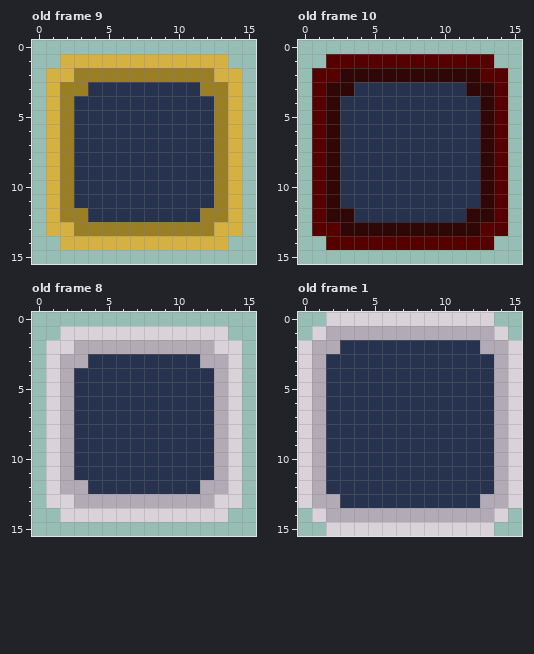
Two versions of one pixel-art file, button1.aseprite. Above, as it was before the edit.
16x16 pixels, 10 frames. Colours within 5 levels of each other are drawn and written as one. Shown: old frame 9, old frame 10, old frame 8, old frame 1. The commit also changed other frames, which this record leaves out.
New version:
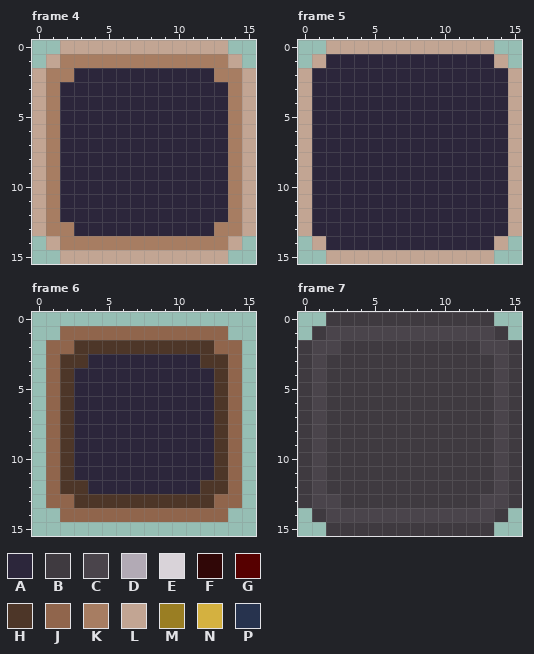
Palette (. is transparent): A #2c263b  B #3f3a40  C #4a444b  D #b2aab5  E #d9d3d9  F #300707  G #560000  H #4d3628  J #90654c  K #a77d62  L #c2a593  M #9a7e23  N #d4b140  P #27334e
A new or re-ordered frame is compared with the old frame closest to it.
Changes in this commit:
frames 10 -> 20
--- frame 4 against old frame 9
@@ x 0..15 @@
- 0 ................
- 1 ..NNNNNNNNNNNN..
- 2 .NNMMMMMMMMMMNN.
- 3 .NMMPPPPPPPPMMN.
- 4 .NMPPPPPPPPPPMN.
- 5 .NMPPPPPPPPPPMN.
- 6 .NMPPPPPPPPPPMN.
- 7 .NMPPPPPPPPPPMN.
- 8 .NMPPPPPPPPPPMN.
- 9 .NMPPPPPPPPPPMN.
-10 .NMPPPPPPPPPPMN.
-11 .NMPPPPPPPPPPMN.
-12 .NMMPPPPPPPPMMN.
-13 .NNMMMMMMMMMMNN.
-14 ..NNNNNNNNNNNN..
-15 ................
+ 0 ..LLLLLLLLLLLL..
+ 1 .LKKKKKKKKKKKKL.
+ 2 LKKAAAAAAAAAAKKL
+ 3 LKAAAAAAAAAAAAKL
+ 4 LKAAAAAAAAAAAAKL
+ 5 LKAAAAAAAAAAAAKL
+ 6 LKAAAAAAAAAAAAKL
+ 7 LKAAAAAAAAAAAAKL
+ 8 LKAAAAAAAAAAAAKL
+ 9 LKAAAAAAAAAAAAKL
+10 LKAAAAAAAAAAAAKL
+11 LKAAAAAAAAAAAAKL
+12 LKAAAAAAAAAAAAKL
+13 LKKAAAAAAAAAAKKL
+14 .LKKKKKKKKKKKKL.
+15 ..LLLLLLLLLLLL..
--- frame 5 against old frame 10
@@ x 0..15 @@
- 0 ................
- 1 ..GGGGGGGGGGGG..
- 2 .GGFFFFFFFFFFGG.
- 3 .GFFPPPPPPPPFFG.
- 4 .GFPPPPPPPPPPFG.
- 5 .GFPPPPPPPPPPFG.
- 6 .GFPPPPPPPPPPFG.
- 7 .GFPPPPPPPPPPFG.
- 8 .GFPPPPPPPPPPFG.
- 9 .GFPPPPPPPPPPFG.
-10 .GFPPPPPPPPPPFG.
-11 .GFPPPPPPPPPPFG.
-12 .GFFPPPPPPPPFFG.
-13 .GGFFFFFFFFFFGG.
-14 ..GGGGGGGGGGGG..
-15 ................
+ 0 ..LLLLLLLLLLLL..
+ 1 .LAAAAAAAAAAAAL.
+ 2 LAAAAAAAAAAAAAAL
+ 3 LAAAAAAAAAAAAAAL
+ 4 LAAAAAAAAAAAAAAL
+ 5 LAAAAAAAAAAAAAAL
+ 6 LAAAAAAAAAAAAAAL
+ 7 LAAAAAAAAAAAAAAL
+ 8 LAAAAAAAAAAAAAAL
+ 9 LAAAAAAAAAAAAAAL
+10 LAAAAAAAAAAAAAAL
+11 LAAAAAAAAAAAAAAL
+12 LAAAAAAAAAAAAAAL
+13 LAAAAAAAAAAAAAAL
+14 .LAAAAAAAAAAAAL.
+15 ..LLLLLLLLLLLL..
--- frame 6 is new; against old frame 8
@@ x 0..15 @@
  0 ................
- 1 ..EEEEEEEEEEEE..
- 2 .EEDDDDDDDDDDEE.
- 3 .EDDPPPPPPPPDDE.
- 4 .EDPPPPPPPPPPDE.
- 5 .EDPPPPPPPPPPDE.
- 6 .EDPPPPPPPPPPDE.
- 7 .EDPPPPPPPPPPDE.
- 8 .EDPPPPPPPPPPDE.
- 9 .EDPPPPPPPPPPDE.
-10 .EDPPPPPPPPPPDE.
-11 .EDPPPPPPPPPPDE.
-12 .EDDPPPPPPPPDDE.
-13 .EEDDDDDDDDDDEE.
-14 ..EEEEEEEEEEEE..
+ 1 ..JJJJJJJJJJJJ..
+ 2 .JJHHHHHHHHHHJJ.
+ 3 .JHHAAAAAAAAHHJ.
+ 4 .JHAAAAAAAAAAHJ.
+ 5 .JHAAAAAAAAAAHJ.
+ 6 .JHAAAAAAAAAAHJ.
+ 7 .JHAAAAAAAAAAHJ.
+ 8 .JHAAAAAAAAAAHJ.
+ 9 .JHAAAAAAAAAAHJ.
+10 .JHAAAAAAAAAAHJ.
+11 .JHAAAAAAAAAAHJ.
+12 .JHHAAAAAAAAHHJ.
+13 .JJHHHHHHHHHHJJ.
+14 ..JJJJJJJJJJJJ..
 15 ................
--- frame 7 is new; against old frame 1
@@ x 0..15 @@
- 0 ..EEEEEEEEEEEE..
- 1 .EDDDDDDDDDDDDE.
- 2 EDDPPPPPPPPPPDDE
- 3 EDPPPPPPPPPPPPDE
- 4 EDPPPPPPPPPPPPDE
- 5 EDPPPPPPPPPPPPDE
- 6 EDPPPPPPPPPPPPDE
- 7 EDPPPPPPPPPPPPDE
- 8 EDPPPPPPPPPPPPDE
- 9 EDPPPPPPPPPPPPDE
-10 EDPPPPPPPPPPPPDE
-11 EDPPPPPPPPPPPPDE
-12 EDPPPPPPPPPPPPDE
-13 EDDPPPPPPPPPPDDE
-14 .EDDDDDDDDDDDDE.
-15 ..EEEEEEEEEEEE..
+ 0 ..BBBBBBBBBBBB..
+ 1 .BCCCCCCCCCCCCB.
+ 2 BCCBBBBBBBBBBCCB
+ 3 BCBBBBBBBBBBBBCB
+ 4 BCBBBBBBBBBBBBCB
+ 5 BCBBBBBBBBBBBBCB
+ 6 BCBBBBBBBBBBBBCB
+ 7 BCBBBBBBBBBBBBCB
+ 8 BCBBBBBBBBBBBBCB
+ 9 BCBBBBBBBBBBBBCB
+10 BCBBBBBBBBBBBBCB
+11 BCBBBBBBBBBBBBCB
+12 BCBBBBBBBBBBBBCB
+13 BCCBBBBBBBBBBCCB
+14 .BCCCCCCCCCCCCB.
+15 ..BBBBBBBBBBBB..
